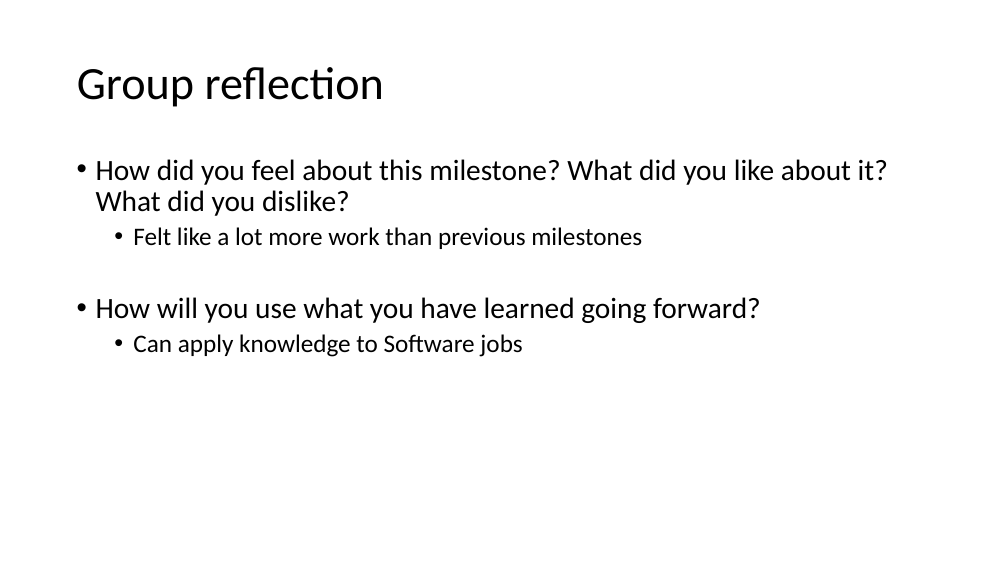
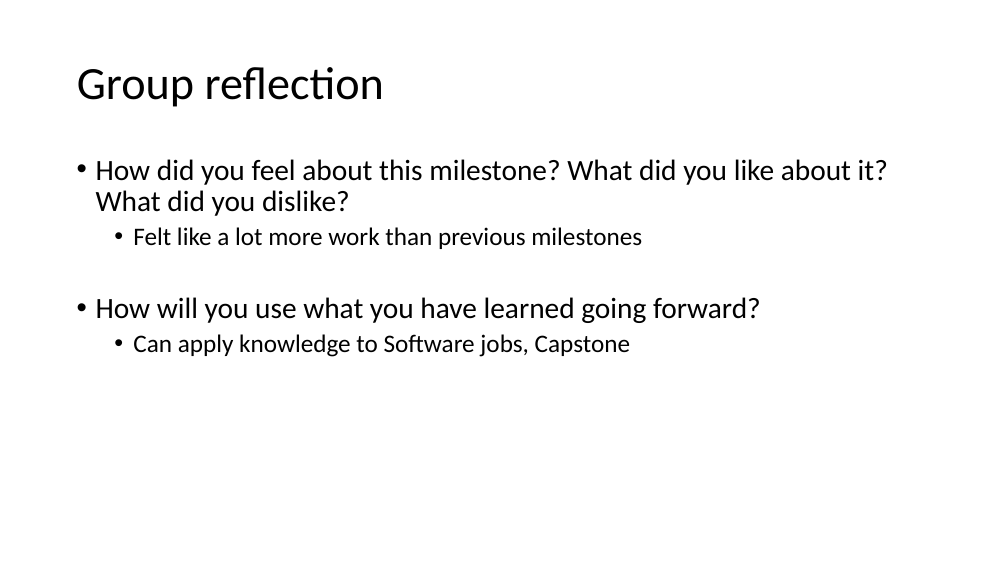
Before and after one commit to Konnie789/ENSE-470, a slide deck: slide 10 of Milestone 6/Milestone 6.ppt. Drawn at 1008x567 pixels with LibreOffice and Linux fonts; fonts in the diff are those of the drawing. Boxes give left, top, right and bottom in pixels: in the first picture for what was removed or moved away, otherwise in the second. Text is boxed around its words. In the diff, an @@ line names an element or a change of style, - is before the commit and + after.

```diff
--- a/Milestone 6/Milestone 6.ppt
+++ b/Milestone 6/Milestone 6.ppt
@@ text at (x1=133, y1=334, x2=630, y2=357): text changed @@
-  • Can apply knowledge to Software jobs
+  • Can apply knowledge to Software jobs, Capstone
```
Also in this commit, not shown: 1 other slide changed.
